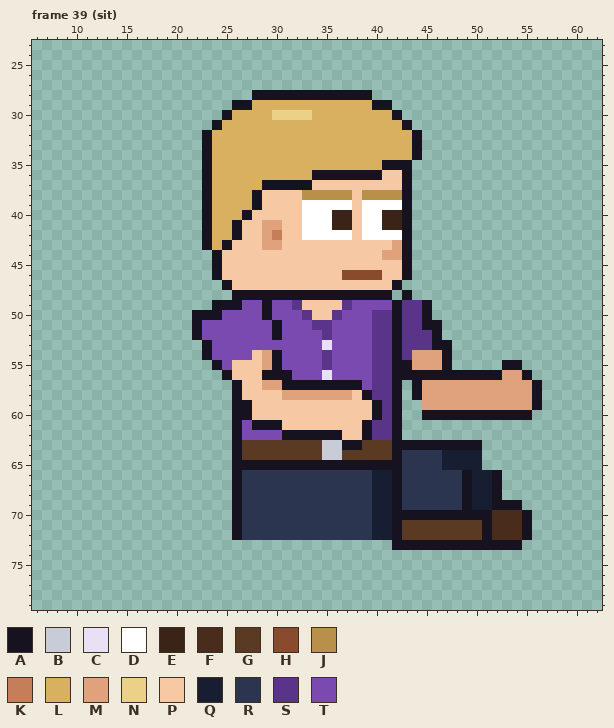
Pixel-art file -- sprites/expo/expo_vendp_right_anim.aseprite. The picture above was drawn from the file before the commit.
64x80 pixels, 129 frames. Colours within 5 levels of each other are drawn and written as one. Shown: frame 39 (sit): x 6..62, y 23..79. The old version is drawn lined up with the new one. The commit also changed other frames, which this record leaves out.
Visible layers, top first: "Arm Top", "Hair", "Face", "Watch", "Near Arm", "Collar", "Belt", "Shirt", "Body", "Back Arm", "Pants", "Shoes".
Palette (. is transparent): A #17121f  B #c8ccd8  C #e8e0f4  D #ffffff  E #3a2418  F #4a2c1c  G #5a3a22  H #8a4a2e  J #b8904a  K #c47e58  L #d8b060  M #e0a27c  N #ebd088  P #f6c9a4  Q #171e32  R #2b3550  S #5a3488  T #7a4ab0
Pixels before, frame 39 (sit) (only the part around the change), first column x 16:
41 .......ALLAPPMMPPDDDEEPDDEEA...................
42 .......ALLAPPMKPPDDDDDPDDDDA...................
43 .......ALAPPPMMPPPPPPPPPPPMA...................
44 ........APPPPPPPPPPPPPPPPMMA...................
45 ........APPPPPPPPPPPPPPPPPPA...................
46 ........APPPPPPPPPPPPHHHHPPA...................
47 .........APPPPPPPPPPPPPPPPA....................
48 ..........AAAAAAAAAAAAAAAA.A...................
49 ........AAATTATTSPPPPSTTTTASSA.................
50 ......AAATTTTATTTSPPSTTTSSASSA.................
51 ......ATTTTTTTATTTSSTTTTSSASSAA................
52 ......ATTTTTTTATTTTSTTTTSSASSSA................
53 .......ATTTTTTTTTTTCTTTTSSASSSAA...............
54 .......ATTTTPMATTTTSTTTTSSASMMMA...............
55 ........ATPPPMATTTTSTTTTSSAAMMMA.....AA........
56 .........APPPAAATTTCTTTTSSAAAAAAAAAAAMMA.......
57 ..........APPMMAAAAAAAATSSA.AMMMMMMMMMMMA......
58 ..........APPPPMMMMMMMPASSA.AMMMMMMMMMMMA......
59 ..........AAPPPPPPPPPPPPASA..MMMMMMMMMMMA......
60 ..........AAPPPPPPPPPPPPASA..AAAAAAAAAAA.......
61 ..........ATAAAPPPPPPPPASSA....................
62 ..........ATTTTAAAAAAPPASSA....................
63 ..........AGGGGGGGGBBAAGGGAAAAAAAAA............
64 ..........AGGGGGGGGBBGGGGGARRRRQQQQ............
65 ..........AAAAAAAAAAAAAAAAARRRRQQQQ............
66 ..........ARRRRRRRRRRRRRQQARRRRRRAQQA..........
67 ..........ARRRRRRRRRRRRRQQARRRRRRAQQA..........
68 ..........ARRRRRRRRRRRRRQQARRRRRRAQQA..........
69 ..........ARRRRRRRRRRRRRQQARRRRRRAQQAAA........
70 ..........ARRRRRRRRRRRRRQQAAAAAAAAAAFFFA.......
71 ..........ARRRRRRRRRRRRRQQAGGGGGGGGAFFFA.......
72 ..........ARRRRRRRRRRRRRQQAGGGGGGGGAFFFA.......
73 ..........................AAAAAAAAAAAAA........
74 ...............................................
75 ...............................................
76 ...............................................
77 ...............................................
78 ...............................................
79 ...............................................
After the commit:
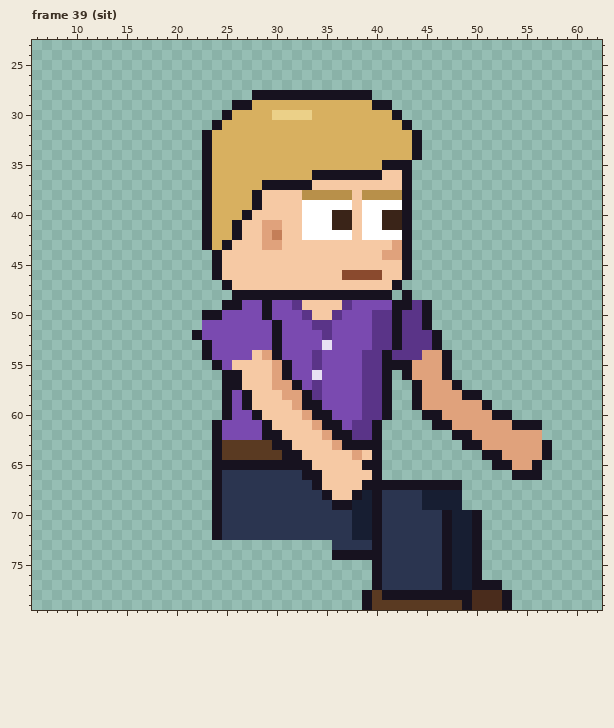
Difference:
whole drawing moved by +2,-6 (the old picture is shown already moved)
Changed rows in their new state; - is an unchanged pixel.
Frame 39 (sit):
first column x 22:
49 --.------------------A--------------
50 .-----------------------------------
51 .-----------------------.-----------
53 --------A----------------.----------
54 ------------ST---S-AS-S-------------
55 -------PMA--ST---S-A-----------..---
56 ----A--PM---CT---S-A.-MMM-........--
57 ---A---P-M-TSTTTTS-A.-----A........-
58 ---ATA-----ASTTTTS-A.------AA......-
59 ---AT-----MAATTTTSSA.-A------A.....-
60 ---ATTA----MAATTTSSA.----MMMMM--..--
61 --ATT-T-P---MAATSSA..---AAMMMMMMAAA-
62 --ATT--AAPPPPM-ASSA..-----AAMMMMMMM-
63 --AGG---AAPPPPM--AA........--MMMMMMA
64 --AGG----AAPPPPPMPA..........AAMMMMA
65 --AA--------PPPPP--..........-AAMMA-
66 --ARR------AAPPPPPA............-AAA-
67 --ARR-------APPPPAAA-AAAAAA....-----
68 --ARR--------APPAQARR--QQQQ....-----
69 --ARR---------AAQQARR--QQQQ......---
70 --ARR-----------QQARRRRRR-QQ-.....--
71 --ARR-----------QQARRRRRRAQQA.....--
72 --ARR-----------QQARRRRRRAQQA.....--
73 --------------RRRRARRRRRR-QQ-....---
74 --------------AAAAARRRRRRAQQA-------
75 ------------------ARRRRRRAQQA-------
76 ------------------ARRRRRRAQQA-------
77 ------------------ARRRRRRAQQAAA-----
78 -----------------AGAAAAAAAAAFFFA----
79 -----------------AGGGGGGGGGAFFFA----
